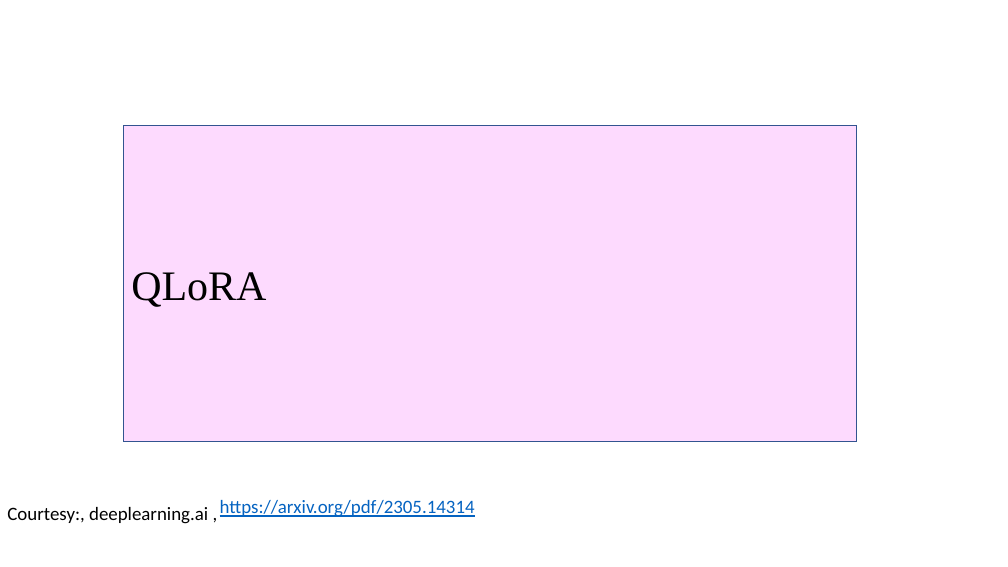
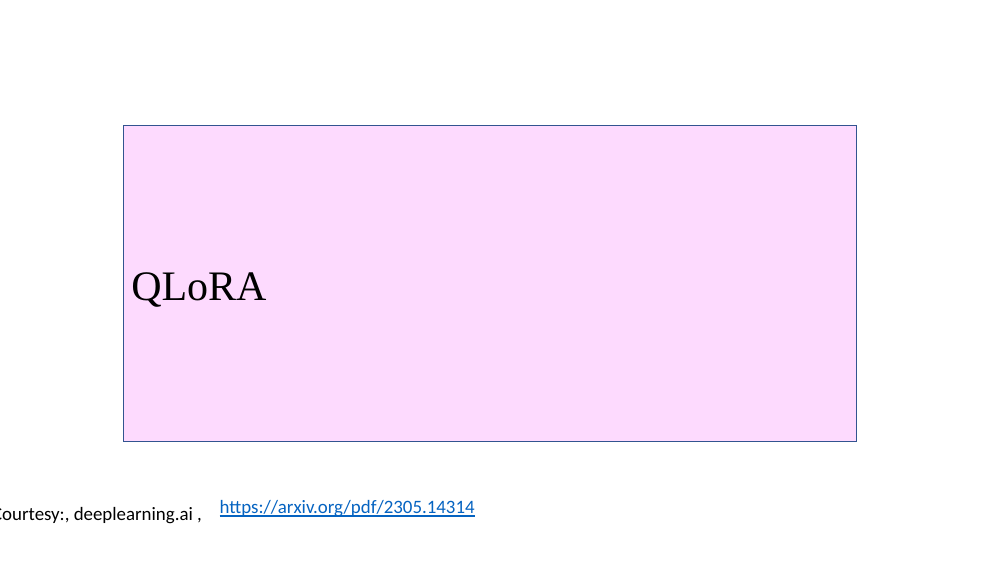
Before and after one commit to anuvindmp/S06, a slide deck: slide 39 of NLP/NOTES/new/LORA.pptx. Drawn at 1008x567 pixels with LibreOffice and Linux fonts; fonts in the diff are those of the drawing; background and template pictures are left out. Boxes give left, top, right and bottom in pixels: in the first picture for what was removed or moved away, otherwise in the second. Text is boxed around its words. In the diff, an @@ line names an element or a change of style, - is before the commit and + after.

```diff
--- a/NLP/NOTES/new/LORA.pptx
+++ b/NLP/NOTES/new/LORA.pptx
@@ text "Courtesy:, deeplearning.ai ," rewrapped from (7,507,208,524) to (0,507,193,524) @@
```
Also in this commit, not shown: 55 other slides changed, 3 other files.
